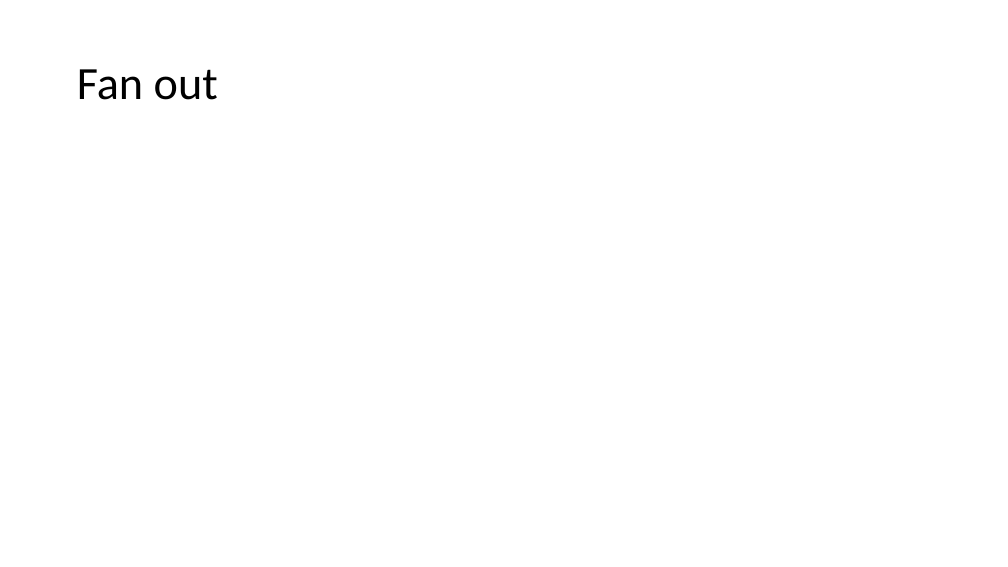
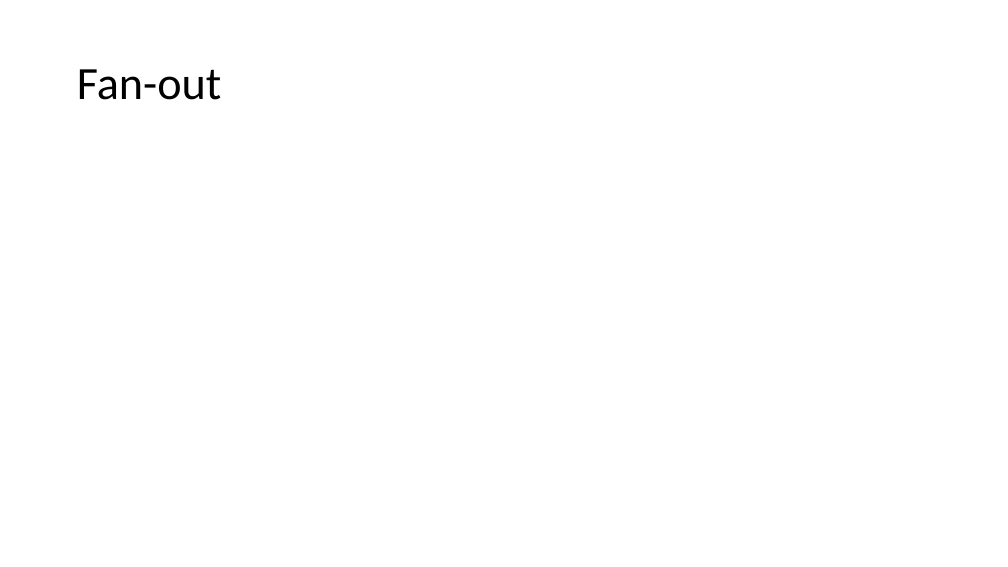
Before and after one commit to hongzhenglin/golearning, a slide deck: slide 57 of go学习笔记.pptx (slide 48 before the commit). Drawn at 1008x567 pixels with LibreOffice and Linux fonts; fonts in the diff are those of the drawing. Boxes give left, top, right and bottom in pixels: in the first picture for what was removed or moved away, otherwise in the second. Text is boxed around its words. In the diff, an @@ line names an element or a change of style, - is before the commit and + after.

```diff
--- a/go学习笔记.pptx
+++ b/go学习笔记.pptx
@@ title at bbox=[77, 69, 222, 100]: text changed @@
-Fan out
+Fan-out
```
Also in this commit, not shown: 8 other slides changed, 18 slides added, 2 slides removed.
